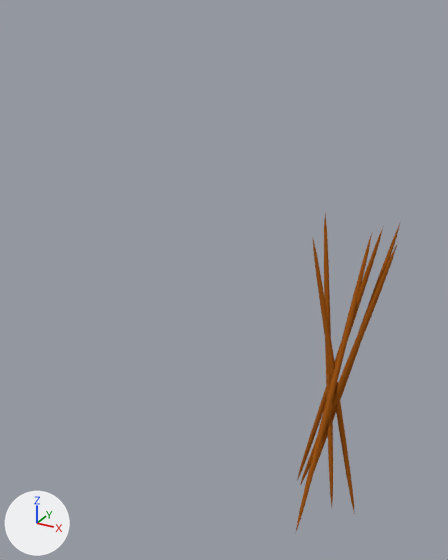
The Blender file Design/Zahnstocher_Multi.blend: old version first, new version second.
One viewpoint serves both versions: a camera (50 mm lens) standing at (1.16, -3.64, 2.32) and looking at (-0.76, -0.14, 0.57). The axes (+X, +Y, +Z) are drawn at lower left. The lights are the same throughout.
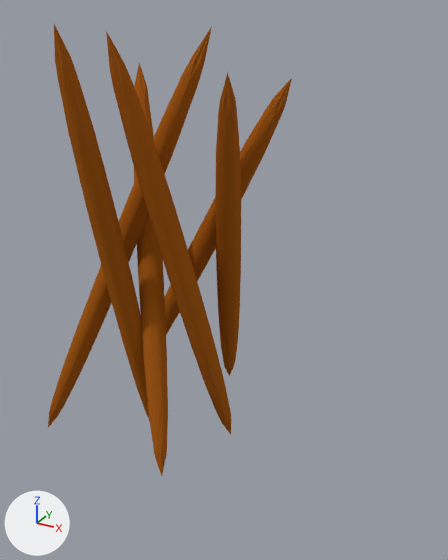
Edits to the scene script, one JSON object a line:
```json
{"op": "set", "path": "ob_cylinder_005.location", "old": "(0.076, -0.13, -0.078)", "new": "(-1.502, -0.447, 0.606)"}
{"op": "set", "path": "ob_cylinder_005.rotation_euler", "old": "(0.125, 0.279, 1.753)", "new": "(0.184, 0.425, 6.772)", "note": "degrees (7.2, 16, 100) -> degrees (11, 24, 28)"}
{"op": "set", "path": "ob_cylinder_005.scale", "old": "(0.0242, 0.0242, -1.25)", "new": "(0.102, 0.105, -2.04)"}
{"op": "set", "path": "ob_cylinder_004.location", "old": "(0.03, 0.054, -0.019)", "new": "(-0.787, -0.025, 0.664)"}
{"op": "set", "path": "ob_cylinder_004.rotation_euler", "old": "(0.044, 0.2, 0.376)", "new": "(0.261, 0.343, 5.862)", "note": "degrees (2.5, 11, 22) -> degrees (15, 20, 336)"}
{"op": "set", "path": "ob_cylinder_004.scale", "old": "(0.0242, 0.0242, -1.25)", "new": "(0.104, 0.106, -1.66)"}
{"op": "set", "path": "ob_cylinder_003.location", "old": "(0.123, 0.051, -0.01)", "new": "(-0.91, -0.444, 0.674)"}
{"op": "set", "path": "ob_cylinder_003.rotation_euler", "old": "(-0.0716, 0.237, 0.445)", "new": "(0.296, -0.0377, 6.129)", "note": "degrees (-4.1, 14, 25) -> degrees (17, -2.2, 351)"}
{"op": "set", "path": "ob_cylinder_003.scale", "old": "(0.0242, 0.0242, -1.25)", "new": "(0.103, 0.106, -1.81)"}
{"op": "set", "path": "ob_cylinder_002.location", "old": "(0.078, -0.063, -0.092)", "new": "(-1.219, -0.372, 0.592)"}
{"op": "set", "path": "ob_cylinder_002.rotation_euler", "old": "(0.0246, -0.2, 0.0761)", "new": "(0.127, -0.286, 4.926)", "note": "degrees (1.4, -11, 4.4) -> degrees (7.3, -16, 282)"}
{"op": "set", "path": "ob_cylinder_002.scale", "old": "(0.0242, 0.0242, -1.25)", "new": "(0.104, 0.106, -1.65)"}
{"op": "set", "path": "ob_cylinder_001.location", "old": "(0.13, -0.097, -0.014)", "new": "(-1.296, -0.633, 0.67)"}
{"op": "set", "path": "ob_cylinder_001.rotation_euler", "old": "(0.0293, 0.252, -0.0796)", "new": "(0.0293, 0.252, 4.919)", "note": "degrees (1.7, 14, -4.6) -> degrees (1.7, 14, 282)"}
{"op": "set", "path": "ob_cylinder_001.scale", "old": "(0.0242, 0.0242, -1.25)", "new": "(0.103, 0.106, -1.84)"}
{"op": "set", "path": "ob_cylinder.location", "old": "(0.0, 0.0, 0.0)", "new": "(-1.051, 0.035, 0.684)"}
{"op": "set", "path": "ob_cylinder.rotation_euler", "old": "(-0.138, -0.134, 0.0588)", "new": "(-0.112, 0.495, 5.959)", "note": "degrees (-7.9, -7.7, 3.4) -> degrees (-6.4, 28, 341)"}
{"op": "set", "path": "ob_cylinder.scale", "old": "(0.0242, 0.0242, -1.25)", "new": "(0.105, 0.105, -1.61)"}
```

Location of each change, (x1, y1, x2, y2) in pixels of the pictures (448 x 560 px):
```json
{"object": "Cylinder.003", "change": "moved, turned, rescaled", "before": [314, 224, 400, 471], "after": [106, 31, 231, 434]}
{"object": "Cylinder.001", "change": "moved, turned, rescaled", "before": [300, 245, 397, 486], "after": [54, 24, 150, 421]}
{"object": "Cylinder.005", "change": "moved, turned, rescaled", "before": [296, 233, 372, 531], "after": [48, 27, 212, 427]}
{"object": "Cylinder.004", "change": "moved, turned, rescaled", "before": [297, 228, 383, 480], "after": [215, 72, 241, 376]}
{"object": "Cylinder.002", "change": "moved, turned, rescaled", "before": [313, 240, 355, 514], "after": [134, 63, 168, 476]}
{"object": "Cylinder", "change": "moved, turned, rescaled", "before": [324, 215, 333, 506], "after": [164, 78, 292, 335]}
```
